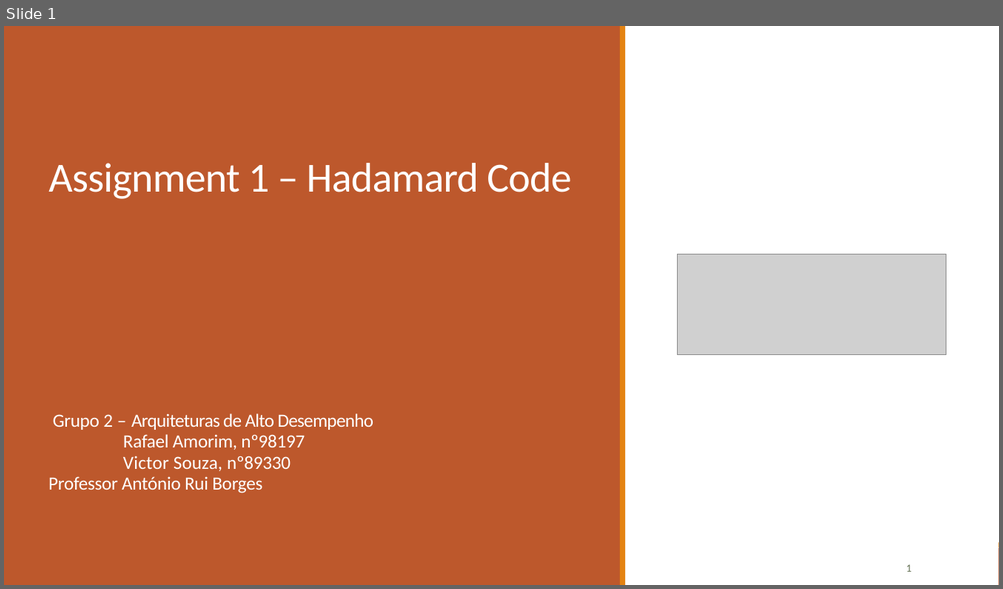
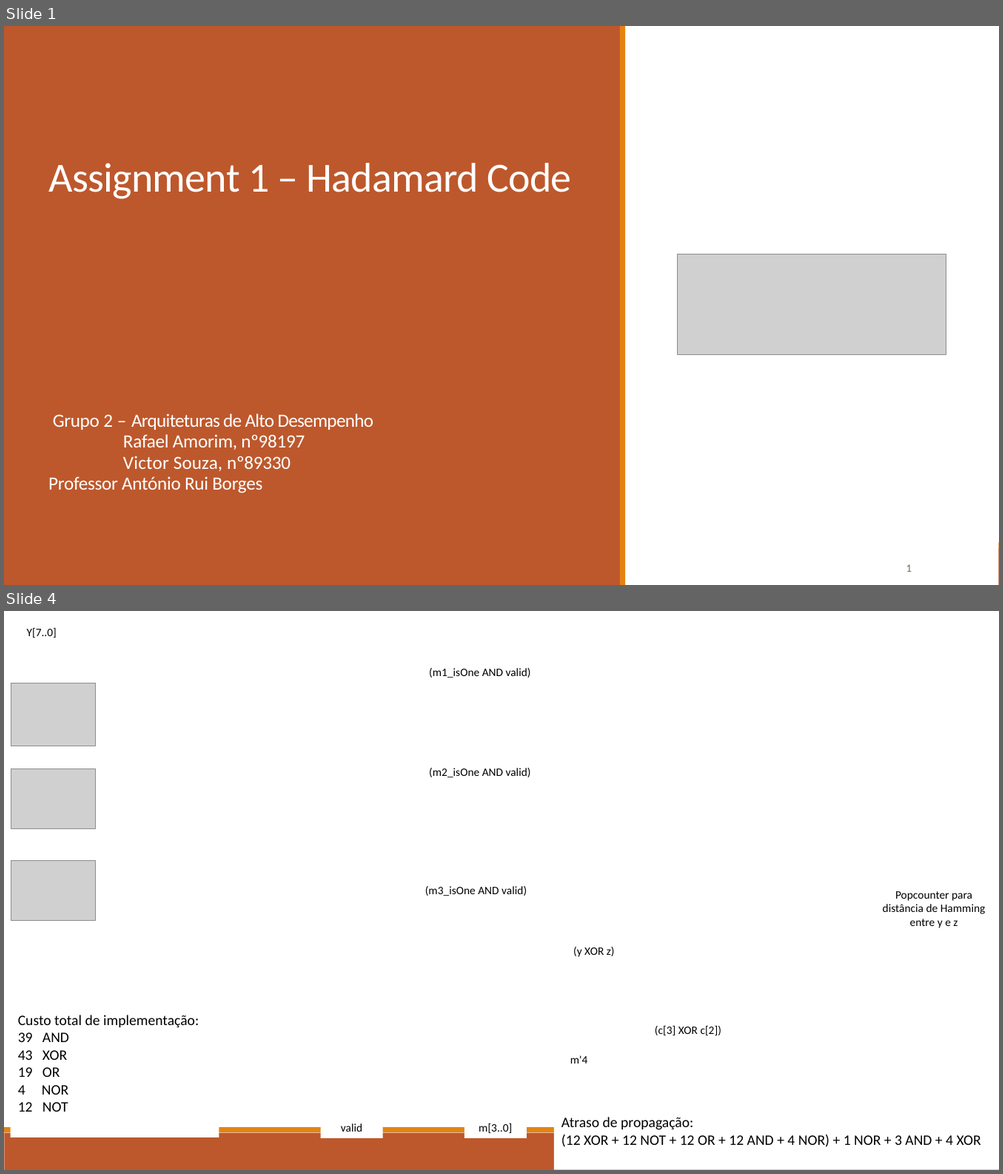
Before and after one commit to Raf4morim/projetoAAD, a slide deck: presentation.pptx. Shown one above the other, each under a label of ours: slide 1 before the commit, slides 1 and 4 after it; the slides between them are not shown. The pictures are 1003x589 and 1003x1174 pixels, drawn with LibreOffice and Linux fonts; fonts in the diff are those of the drawing; grey boxes stand for pictures; background and template pictures are left out. Boxes give left, top, right and bottom in pixels: in the first picture for what was removed or moved away, otherwise in the second. Text is boxed around its words. In the diff, an @@ line names an element or a change of style, - is before the commit and + after.

```diff
--- a/presentation.pptx
+++ b/presentation.pptx
@@ slide 4 added at <box>4,611,999,1170</box>, background picture (left out) @@
@@ text added at <box>27,628,57,638</box>, 11 pt, text #000000 @@
+Y[7..0]
@@ text added at <box>429,668,531,678</box>, 11 pt, text #000000 @@
+(m1_isOne AND valid)
@@ picture added at <box>11,683,96,745</box> @@
@@ picture added at <box>11,769,96,829</box> @@
@@ text added at <box>429,768,531,777</box>, 11 pt, text #000000 @@
+(m2_isOne AND valid)
@@ picture added at <box>11,861,96,920</box> @@
@@ text added at <box>425,886,526,896</box>, 11 pt, text #000000 @@
+(m3_isOne AND valid)
@@ text added at <box>882,891,985,928</box>, 11 pt, text #000000 @@
+Popcounter para distância de Hamming entre y e z
@@ text added at <box>573,947,614,957</box>, 11 pt, text #000000 @@
+(y XOR z)
@@ rectangle added at <box>11,1007,219,1138</box>, fill #FFFFFF, 14 pt, text #000000 @@
+Custo total de implementação:
+39 AND
+43 XOR
+19 OR
+4 NOR
+12 NOT
@@ text added at <box>654,1026,721,1036</box>, 11 pt, text #000000 @@
+(c[3] XOR c[2])
@@ text added at <box>570,1056,588,1064</box>, 11 pt, text #000000 @@
+m'4
@@ rectangle added at <box>320,1118,382,1139</box>, fill #FFFFFF, 11 pt, text #000000 @@
+valid
@@ rectangle added at <box>464,1118,526,1139</box>, fill #FFFFFF, 11 pt, text #000000 @@
+m[3..0]
@@ text added at <box>561,1117,981,1147</box>, 14 pt, text #000000 @@
+Atraso de propagação:
+(12 XOR + 12 NOT + 12 OR + 12 AND + 4 NOR) + 1 NOR + 3 AND + 4 XOR
@@ rectangle added at <box>4,1133,999,1170</box>, fill #BD582C @@
@@ rectangle added at <box>4,1128,999,1133</box>, fill #E48312 @@
```
Also in this commit, not shown: 5 other slides added, 55 other files.
